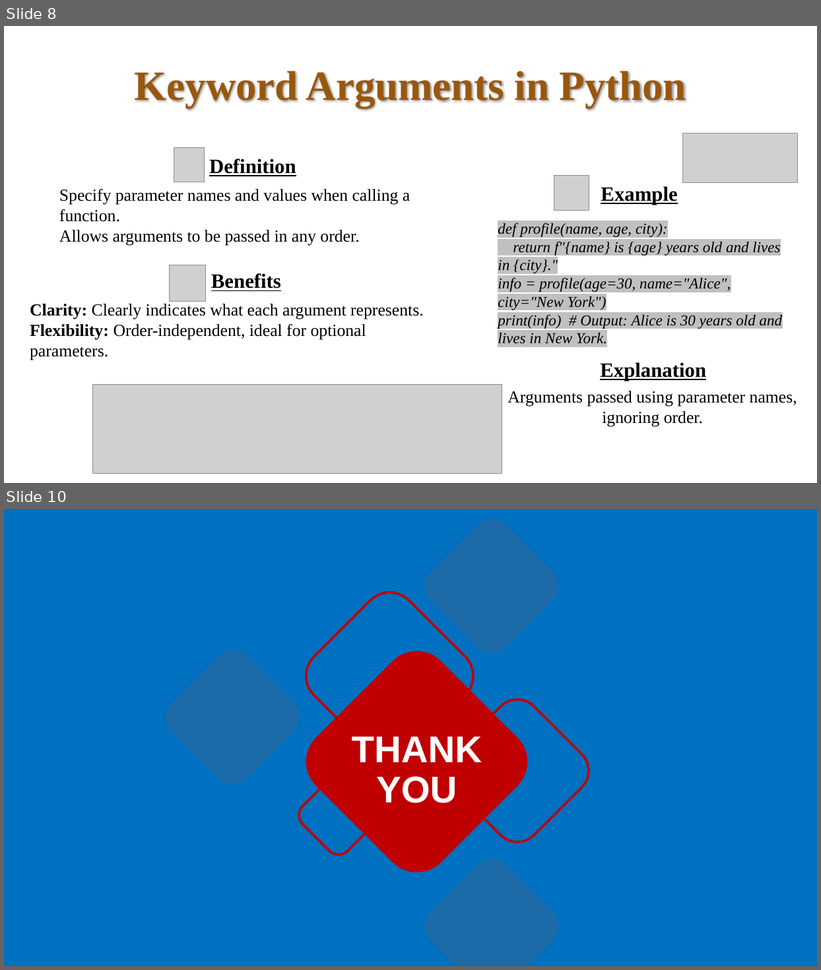
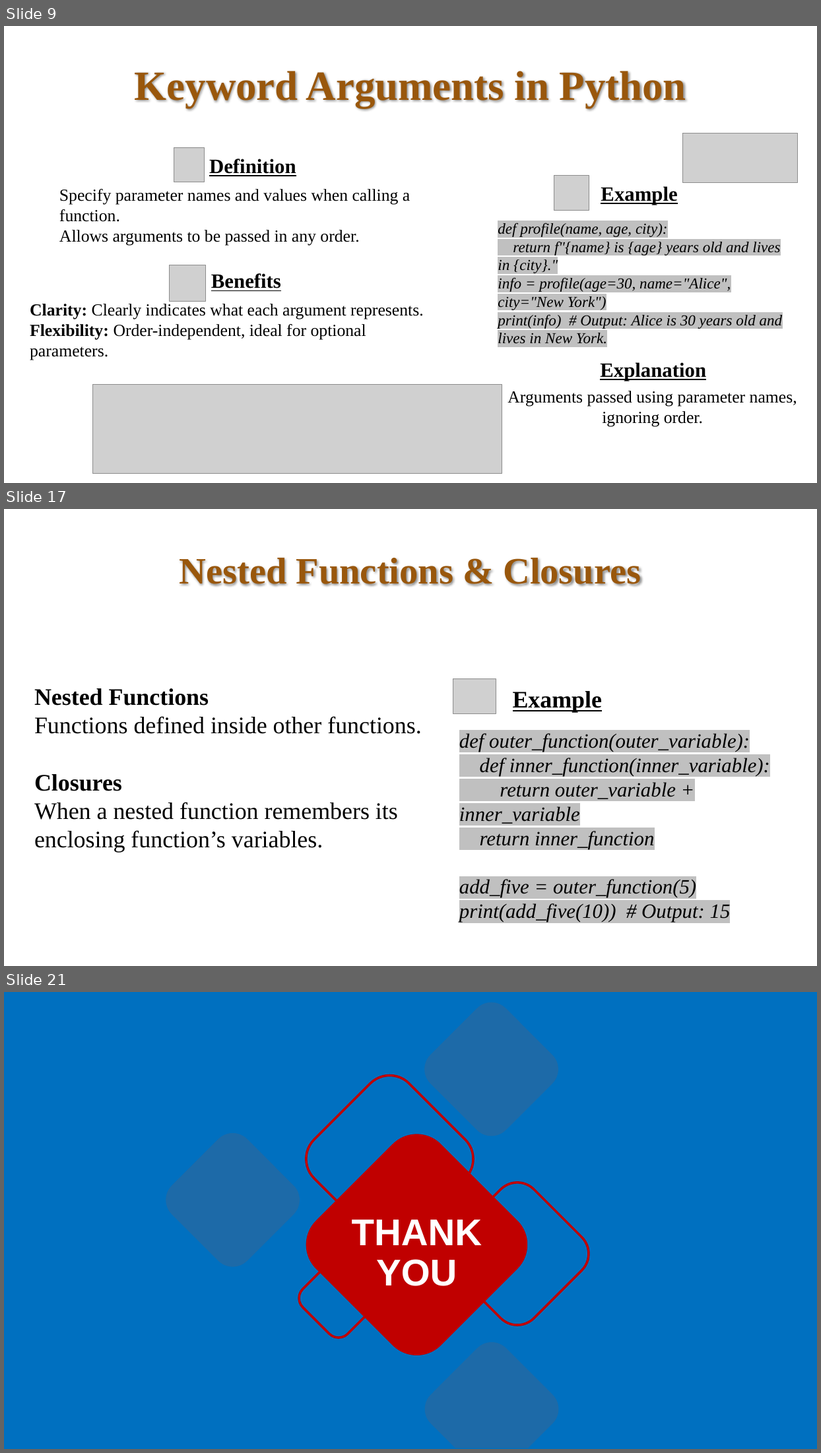
Before and after one commit to bahadurCorvit/Advance_Python, a slide deck: lectures/Lec7.pptx. Shown one above the other, each under a label of ours: slides 8 and 10 before the commit, slides 9, 17 and 21 after it; the slides between them are not shown. The pictures are 821x970 and 821x1453 pixels, drawn with LibreOffice and Linux fonts; fonts in the diff are those of the drawing; grey boxes stand for pictures. Boxes give left, top, right and bottom in pixels: in the first picture for what was removed or moved away, otherwise in the second. Text is boxed around its words. In the diff, an @@ line names an element or a change of style, - is before the commit and + after.

```diff
--- a/lectures/Lec7.pptx
+++ b/lectures/Lec7.pptx
@@ slide 17 added at (4,509,817,966), background #FFFFFF @@
@@ title added at (180,557,641,586), 44 pt, text #99570C, bold @@
+Nested Functions & Closures
@@ picture added at (453,679,496,714) @@
@@ text added at (34,689,422,852), 28 pt, text #000000 @@
+Nested Functions
+Functions defined inside other functions.
+Closures
+When a nested function remembers its enclosing function’s variables.
@@ text added at (513,691,603,713), 28 pt, text #000000, bold, underline @@
+Example
@@ text added at (459,733,770,922), 24 pt, text #000000, italic @@
+def outer_function(outer_variable):
+def inner_function(inner_variable):
+return outer_variable + inner_variable
+return inner_function
+add_five = outer_function(5)
+print(add_five(10)) # Output: 15
@@ what was slide 8 is now slide 9 @@
@@ what was slide 10 is now slide 21 @@
```
Also in this commit, not shown: 1 slide changed, 10 other slides added, 6 other files.
